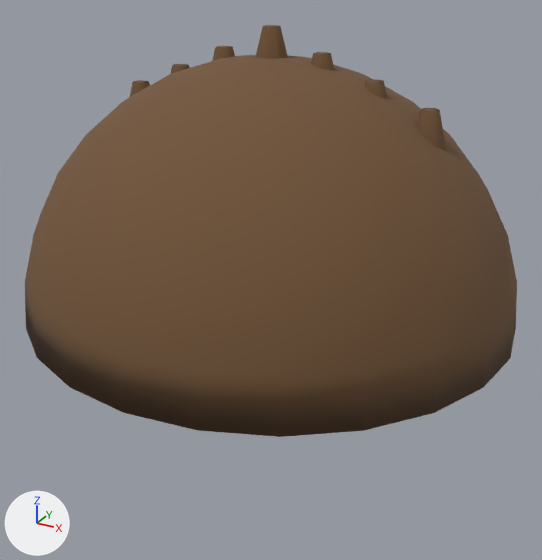
An edit to the glTF model public/assets/island/characters/wear/hair_spiky.glb, drawn before and after from the same camera.
One viewpoint serves both versions: a camera (50 mm lens) standing at (0.741, -1.35, 2.27) and looking at (0.021, -0.042, 1.616). The axes (+X, +Y, +Z) are drawn at lower left. The lights are the same throughout. The first picture is the older version. Both versions are drawn at the pose saved in each file; the numbers are the values there.
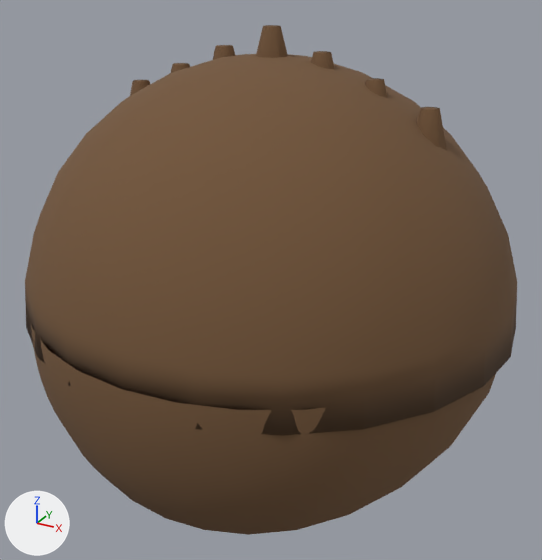
Location of each change, [x1, y1, x2, y2] in pixels of the pictures (542 x 560 px; the box of a moved part takes in the faces that stretch with it):
'Mesh_0', reshaped (24% taller)
    before: [25, 25, 517, 437]
    after: [25, 25, 517, 535]
part 1 of me_mesh_0, moved or reshaped
    before: [25, 55, 517, 437]
    after: [25, 54, 517, 436]
part 2 of me_mesh_0, moved or reshaped
    before: [130, 80, 150, 97]
    after: [130, 80, 150, 96]
part 3 of me_mesh_0, moved or reshaped
    before: [170, 64, 190, 74]
    after: [171, 63, 190, 73]
part 4 of me_mesh_0, moved or reshaped
    before: [212, 46, 235, 61]
    after: [213, 45, 235, 60]
part 5 of me_mesh_0, moved or reshaped
    before: [311, 52, 334, 71]
    after: [311, 51, 334, 69]
part 6 of me_mesh_0, added (brown)
    after: [30, 320, 496, 535]

Edits to the bpy script that builds the scene:
```text
Change me_mesh_0:
    used by ob_mesh_0; location = (0.0, 0.0, 0.0)
    remove me_mesh_0.from_pydata(...)  # 320 vertices, 608 faces; spans x -0.535..0.534, y -0.522..0.492, z 1.549..2.135
    add me_mesh_0.from_pydata(...)  # 465 vertices, 856 faces; spans x -0.535..0.534, y -0.524..0.493, z 1.25..2.135
    me_mesh_0 part 1: the loose piece of 194 vertices spanning x -0.535..0.534, y -0.522..0.492, z 1.549..2.08 is moved by (0.0, 0.001, 0.002)
    me_mesh_0 part 2: the loose piece of 18 vertices spanning x -0.416..-0.246, y -0.085..0.085, z 1.754..2.004 is moved by (0.0, 0.001, 0.002)
    me_mesh_0 part 3: the loose piece of 18 vertices spanning x -0.306..-0.136, y -0.085..0.085, z 1.797..2.047 is moved by (0.0, 0.001, 0.002)
    me_mesh_0 part 4: the loose piece of 18 vertices spanning x -0.196..-0.026, y -0.085..0.085, z 1.84..2.09 is moved by (0.0, 0.001, 0.002)
    me_mesh_0 part 5: the loose piece of 18 vertices spanning x 0.024..0.194, y -0.085..0.085, z 1.84..2.09 is moved by (0.0, 0.001, 0.002)
    me_mesh_0 part 6: a new loose piece of 145 vertices spanning x -0.524..0.523, y -0.524..0.019, z 1.25..1.596, in mat_hair (brown #735538)
    other edits to the shape of me_mesh_0 do not show in these pictures
```
